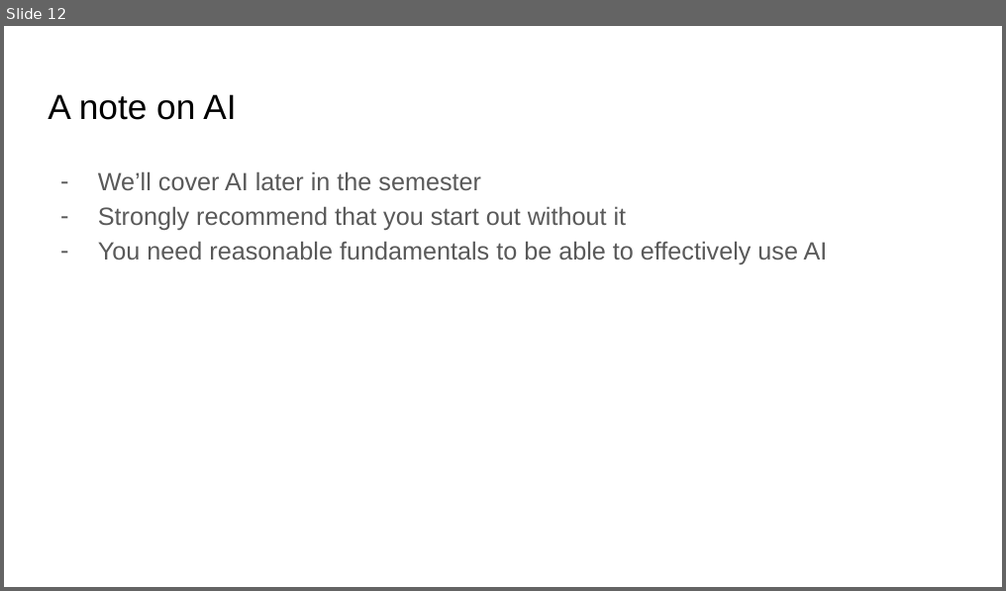
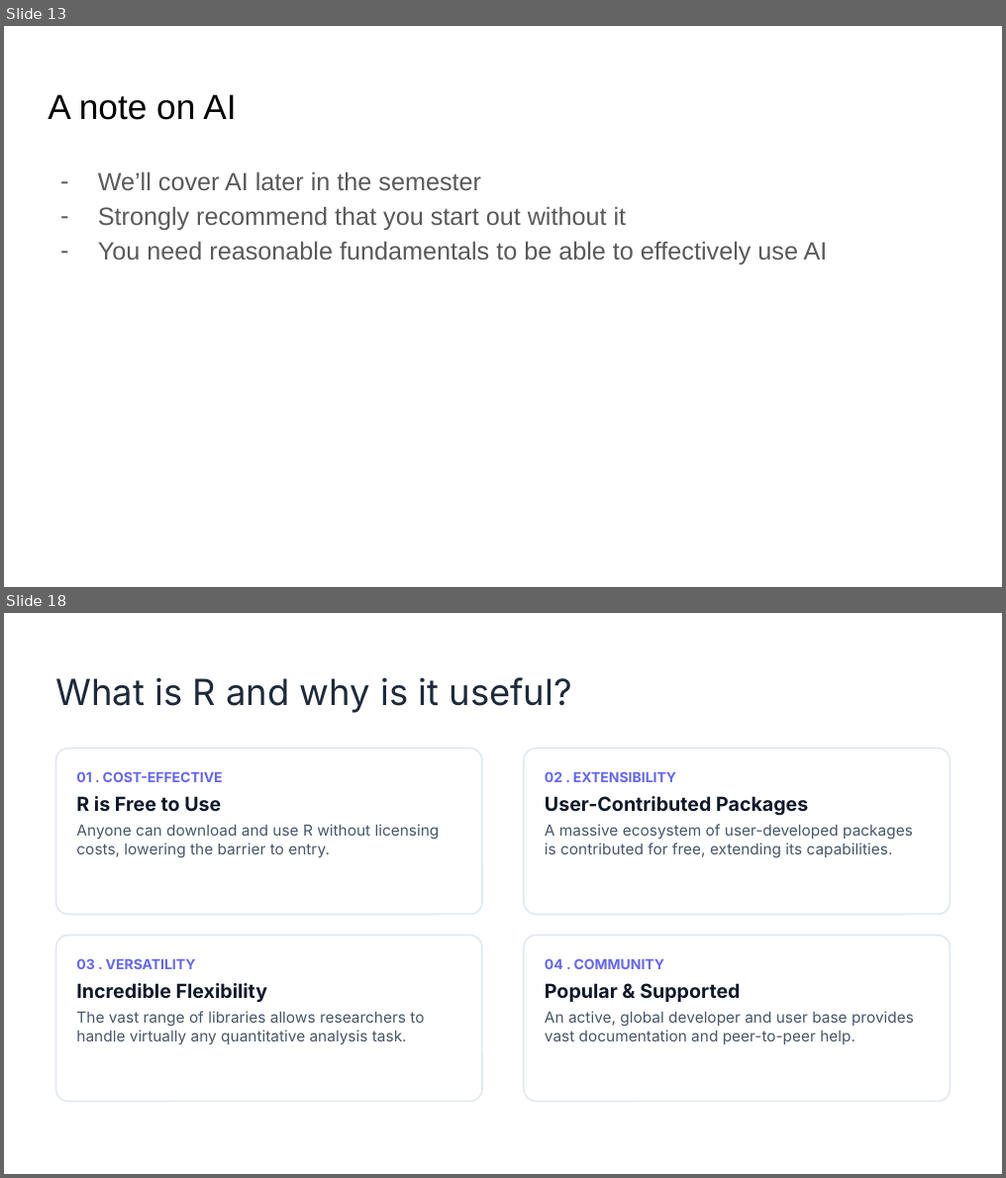
Before and after one commit to bmaitner/biometry_course, a slide deck: lectures/Lecture_01_course_introduction.pptx. Shown one above the other, each under a label of ours: slide 12 before the commit, slides 13 and 18 after it; the slides between them are not shown. The pictures are 1006x591 and 1006x1178 pixels, drawn with LibreOffice and Linux fonts; fonts in the diff are those of the drawing; background and template pictures are left out. Boxes give left, top, right and bottom in pixels: in the first picture for what was removed or moved away, otherwise in the second. Text is boxed around its words. In the diff, an @@ line names an element or a change of style, - is before the commit and + after.

```diff
--- a/lectures/Lecture_01_course_introduction.pptx
+++ b/lectures/Lecture_01_course_introduction.pptx
@@ slide 18 added at bbox=[4, 613, 1002, 1174], background picture (left out) @@
@@ text added at bbox=[55, 677, 571, 713], 26 pt, text #1E293B @@
+What is R and why is it useful?
@@ rounded rectangle added at bbox=[55, 748, 482, 914], fill #FFFFFF, outline #E2E8F0 1.13 pt @@
@@ rounded rectangle added at bbox=[524, 748, 950, 914], fill #FFFFFF, outline #E2E8F0 1.13 pt @@
@@ text added at bbox=[76, 771, 440, 859], 11 pt, text #475569 @@
+01 . COST-EFFECTIVE
+R is Free to Use
+Anyone can download and use R without licensing costs, lowering the barrier to entry.
@@ text added at bbox=[545, 771, 913, 859], 11 pt, text #475569 @@
+02 . EXTENSIBILITY
+User-Contributed Packages
+A massive ecosystem of user-developed packages is contributed for free, extending its capabilities.
@@ rounded rectangle added at bbox=[55, 936, 482, 1102], fill #FFFFFF, outline #E2E8F0 1.13 pt @@
@@ rounded rectangle added at bbox=[524, 936, 950, 1102], fill #FFFFFF, outline #E2E8F0 1.13 pt @@
@@ text added at bbox=[76, 959, 424, 1045], 11 pt, text #475569 @@
+03 . VERSATILITY
+Incredible Flexibility
+The vast range of libraries allows researchers to handle virtually any quantitative analysis task.
@@ text added at bbox=[545, 959, 914, 1045], 11 pt, text #475569 @@
+04 . COMMUNITY
+Popular & Supported
+An active, global developer and user base provides vast documentation and peer-to-peer help.
@@ what was slide 12 is now slide 13 @@
```
Also in this commit, not shown: 19 slides changed, 4 other slides added, 4 slides removed, 1 other file.
